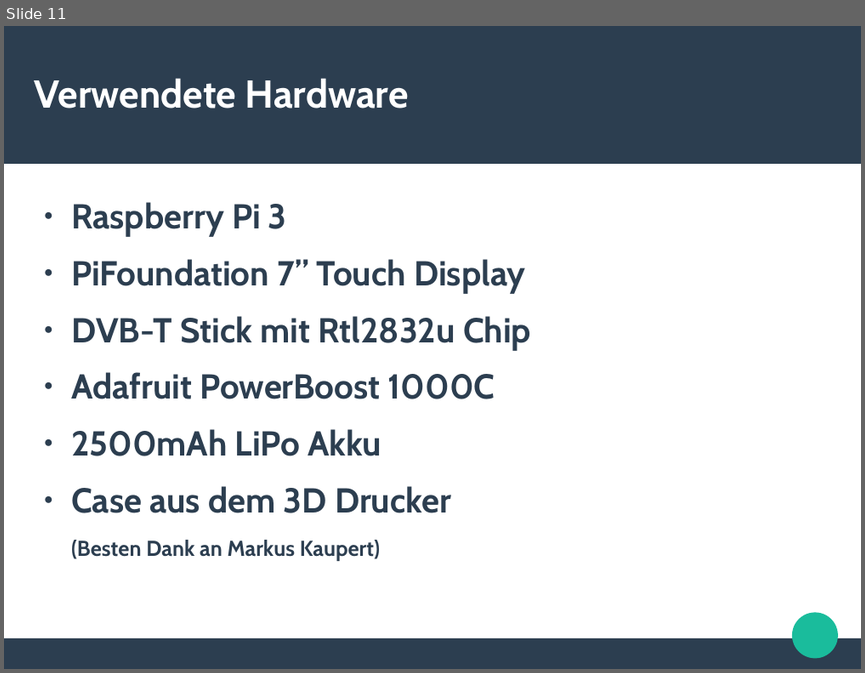
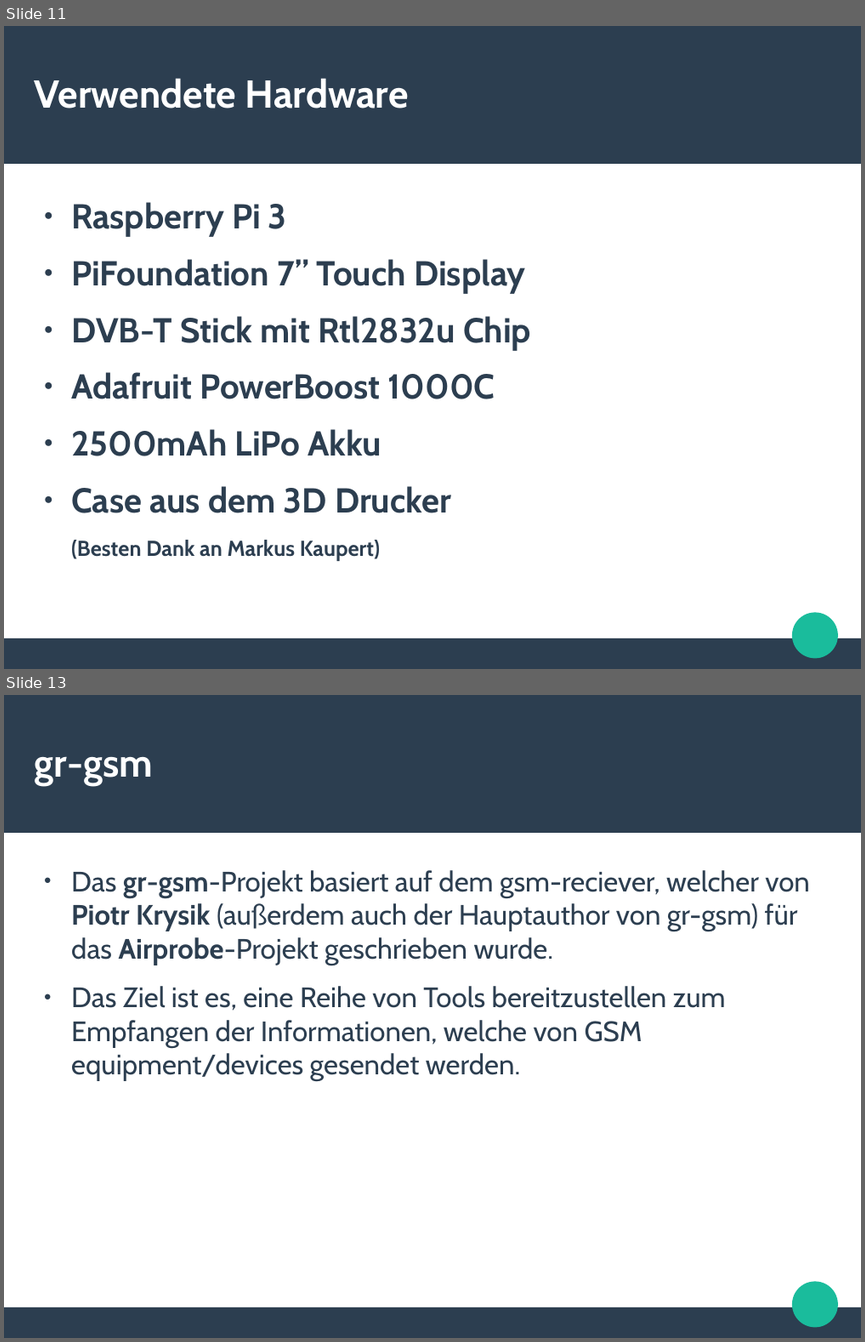
Before and after one commit to ookk2011/GrGsm-Gui, a slide deck: Präsentation_Projektarbeit.odp. Shown one above the other, each under a label of ours: slide 11 before the commit, slides 11 and 13 after it; the slides between them are not shown. The pictures are 865x673 and 865x1342 pixels, drawn with LibreOffice and Linux fonts; fonts in the diff are those of the drawing. Boxes give left, top, right and bottom in pixels: in the first picture for what was removed or moved away, otherwise in the second. Text is boxed around its words. In the diff, an @@ line names an element or a change of style, - is before the commit and + after.

```diff
--- a/Präsentation_Projektarbeit.odp
+++ b/Präsentation_Projektarbeit.odp
@@ slide 13 added at [4,695,861,1338], background #FFFFFF; not listed: 3 template elements that a slide beside it also shows @@
@@ title added at [35,756,153,786], 36 pt, text #FFFFFF, bold @@
+gr-gsm
@@ text added at [71,870,810,1081], 26 pt, text #2C3E50 @@
+● Das gr-gsm-Projekt basiert auf dem gsm-reciever, welcher von Piotr Krysik (außerdem auch der Hauptauthor von gr-gsm) für das Airprobe-Projekt geschrieben wurde.
+● Das Ziel ist es, eine Reihe von Tools bereitzustellen zum Empfangen der Informationen, welche von GSM equipment/devices gesendet werden.
```
Also in this commit, not shown: 7 slides changed, 2 other slides added, 1 slide removed.
